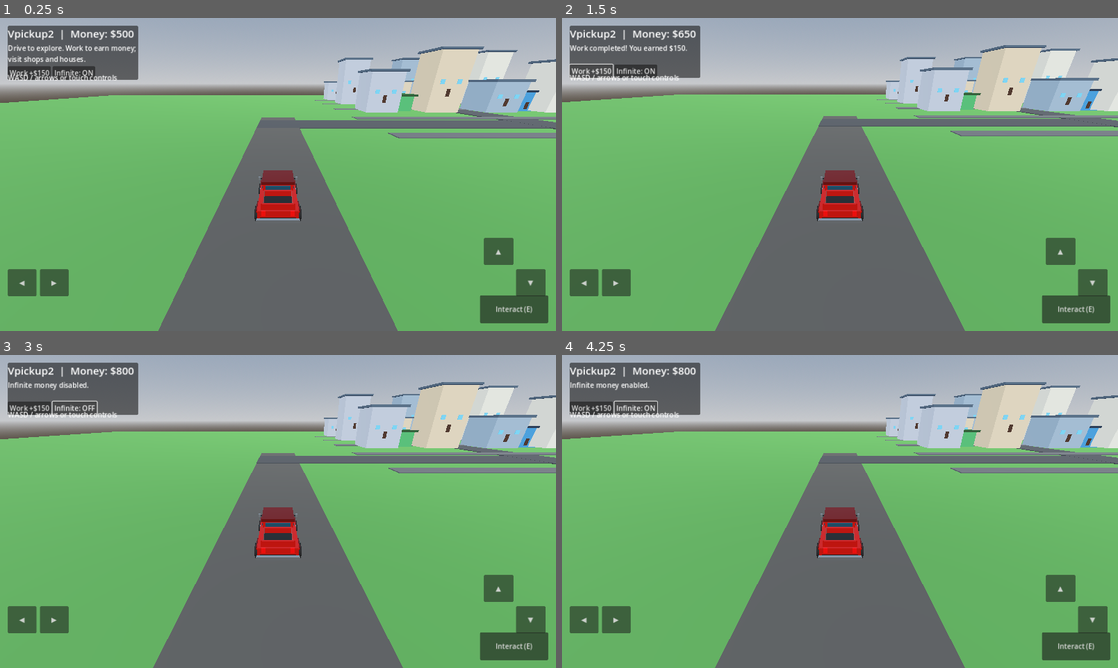
Above: before the commit, frames 1-4 (two rows, left to right).
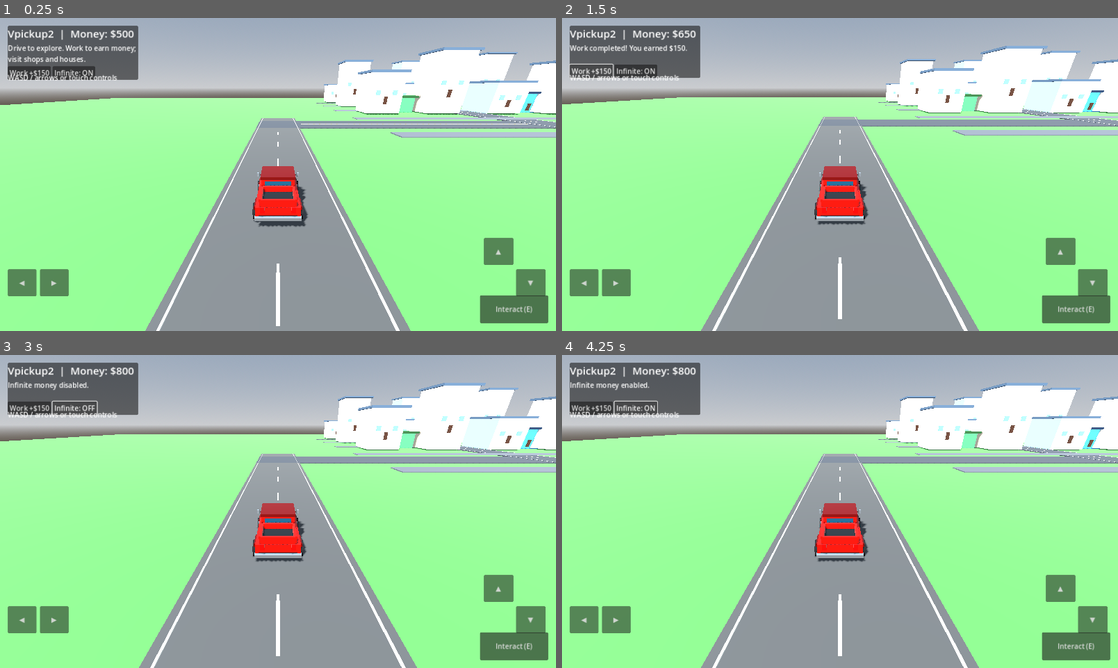
Above: after the commit, the same moments.

Repository: anwar0-001/Vpickup2
Game: Godot game, scene res://scenes/main.tscn
The game is run twice, just before and just after one commit, with the same random seed, the same clock (stepped at 60 frames per second) and the same inputs.
Inputs:
- Up to frame 1 (0.25 s): no input
- Up to frame 2 (1.5 s): hold D (steer_right) 0.53-1.25 s; tap E (interact) at 0.6 s; click "Work +$150" at 1.25 s
- Up to frame 3 (3 s): click "Work +$150" at 2 s; click "Infinite: ON" at 2.75 s
- Up to frame 4 (4.25 s): click "Infinite: OFF" at 3.5 s

The runs differ from the first frame. In frame 1, 82% of the frame differs, in the area x 0-100%, y 9-100%; in frame 2, 82%, in the area x 0-100%, y 8-100%; in frame 3, 82%; in frame 4, 82%.

Commit message:
Improve lighting, road markings, village trees and follow camera

Diff:
--- a/scripts/game.gd
+++ b/scripts/game.gd
@@ -40,7 +40,9 @@
 	var sun := DirectionalLight3D.new()
 	sun.name = "Sun"
 	sun.rotation_degrees = Vector3(-48, -30, 0)
-	sun.light_energy = 1.15
+	sun.light_energy = 1.35
+	sun.shadow_enabled = true
+	sun.directional_shadow_max_distance = 120.0
 	add_child(sun)
 	world_environment = WorldEnvironment.new()
 	var env := Environment.new()
@@ -49,8 +51,13 @@
 	env.sky.sky_material = ProceduralSkyMaterial.new()
 	env.ambient_light_source = Environment.AMBIENT_SOURCE_COLOR
 	env.ambient_light_color = Color(0.72, 0.79, 0.9)
-	env.ambient_light_energy = 0.7
+	env.ambient_light_energy = 0.85
+	env.reflected_light_source = Environment.REFLECTION_SOURCE_BG
+	env.tonemap_exposure = 1.05
 	env.tonemap_mode = Environment.TONE_MAPPER_FILMIC
+	env.ssil_enabled = true
+	env.ssil_radius = 3.0
+	env.ssil_intensity = 0.55
 	world_environment.environment = env
 	add_child(world_environment)
 
@@ -98,6 +105,14 @@
 	_box(self, "VillageRoad", Vector3(7, 0.12, 105), Vector3(-24, -0.08, 22), Color(0.24, 0.24, 0.23), false)
 	_box(self, "CityRoad", Vector3(7, 0.14, 90), Vector3(24, -0.04, -55), Color(0.20, 0.21, 0.22), false)
 	_box(self, "ConnectingRoad", Vector3(55, 0.13, 7), Vector3(0, -0.05, -23), Color(0.20, 0.21, 0.22), false)
+	# Painted centre dashes and road edges.
+	for i in range(17):
+		_box(self, "VillageRoadDash_%d" % i, Vector3(0.12, 0.025, 2.1), Vector3(-24, 0.0, -27.0 + float(i) * 6.0), Color(0.92, 0.83, 0.55), false)
+		_box(self, "CityRoadDash_%d" % i, Vector3(0.12, 0.025, 2.1), Vector3(24, 0.04, -96.0 + float(i) * 5.0), Color(0.92, 0.83, 0.55), false)
+	for side in [-1.0, 1.0]:
+		_box(self, "VillageRoadEdge_%s" % str(side), Vector3(0.09, 0.025, 105), Vector3(-24 + side * 3.15, 0.005, 22), Color(0.78, 0.78, 0.70), false)
+		_box(self, "CityRoadEdge_%s" % str(side), Vector3(0.09, 0.025, 90), Vector3(24 + side * 3.15, 0.06, -55), Color(0.78, 0.78, 0.70), false)
+	_box(self, "ConnectingRoadDash", Vector3(40, 0.025, 0.12), Vector3(0, 0.02, -23), Color(0.92, 0.83, 0.55), false)
 	_label_3d("VILLAGE", Vector3(-40, 2, 62), Color(1, 0.94, 0.68))
 	_label_3d("CITY", Vector3(35, 2, -82), Color(0.72, 0.9, 1))
 	_create_village()
@@ -109,10 +124,19 @@
 		var x := -47.0 + float(i % 4) * 11.0
 		var z := 18.0 + float(i / 4) * 15.0
 		_building("VillageHouse_%d" % i, Vector3(6, 4, 6), Vector3(x, 1.3, z), Color(0.69, 0.48, 0.31), Color(0.37, 0.19, 0.12))
-	for i in range(9):
-		var x := -70.0 + float(i) * 17.0
-		_box(self, "TreeTrunk_%d" % i, Vector3(0.7, 3, 0.7), Vector3(x, 1, 48), Color(0.30, 0.18, 0.09))
-		_box(self, "TreeCrown_%d" % i, Vector3(3.4, 3.4, 3.4), Vector3(x, 3.8, 48), Color(0.12, 0.35, 0.13), false)
+	for i in range(18):
+		var x := -76.0 + float(i) * 8.5
+		var z := 42.0 + float(i % 3) * 5.0
+		_box(self, "TreeTrunk_%d" % i, Vector3(0.45, 3.2, 0.45), Vector3(x, 1.0, z), Color(0.30, 0.18, 0.09))
+		var crown := MeshInstance3D.new()
+		crown.name = "TreeCrown_%d" % i
+		var crown_mesh := SphereMesh.new()
+		crown_mesh.radius = 1.8
+		crown_mesh.height = 3.8
+		crown.mesh = crown_mesh
+		crown.position = Vector3(x, 3.6, z)
+		crown.material_override = _material(Color(0.12 + float(i % 3) * 0.025, 0.30 + float(i % 4) * 0.025, 0.11), 0.95)
+		add_child(crown)
 
 func _create_city() -> void:
 	for i in range(5):
@@ -159,8 +183,9 @@
 func _attach_camera(target_vehicle: Node3D) -> void:
 	var camera := Camera3D.new()
 	camera.name = "FollowCamera"
-	camera.position = Vector3(0, 6.5, 10)
-	camera.rotation_degrees = Vector3(-24, 0, 0)
+	camera.position = Vector3(0, 5.8, 9.5)
+	camera.rotation_degrees = Vector3(-23, 0, 0)
+	camera.fov = 75.0
 	target_vehicle.add_child(camera)
 	camera.current = true
 
